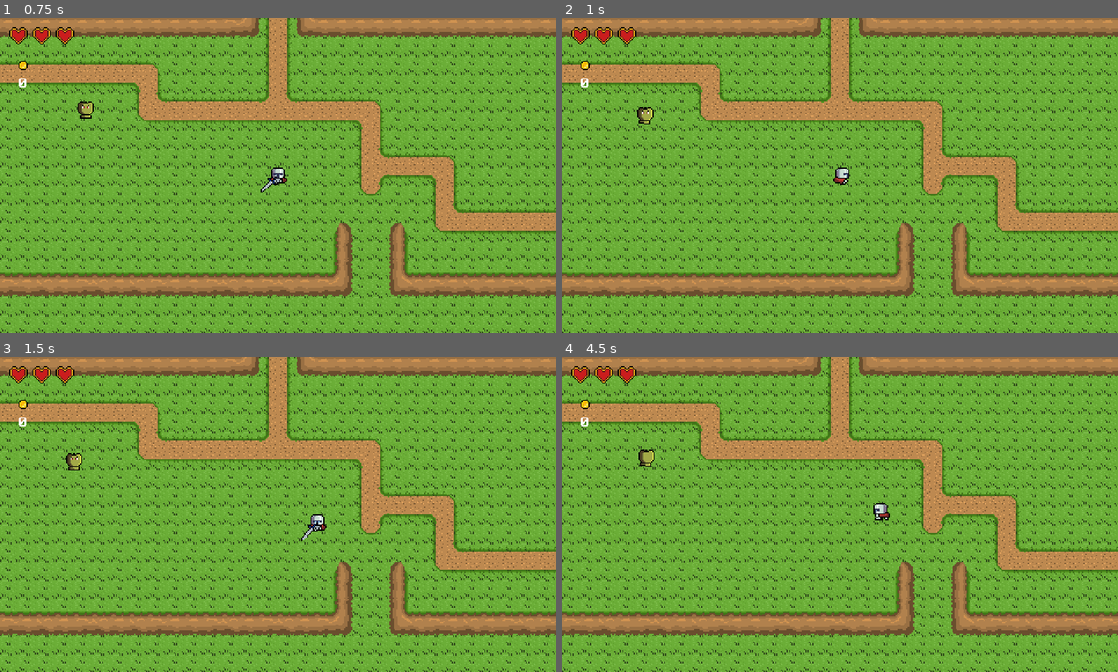
Above: before the commit, frames 1-4 (two rows, left to right).
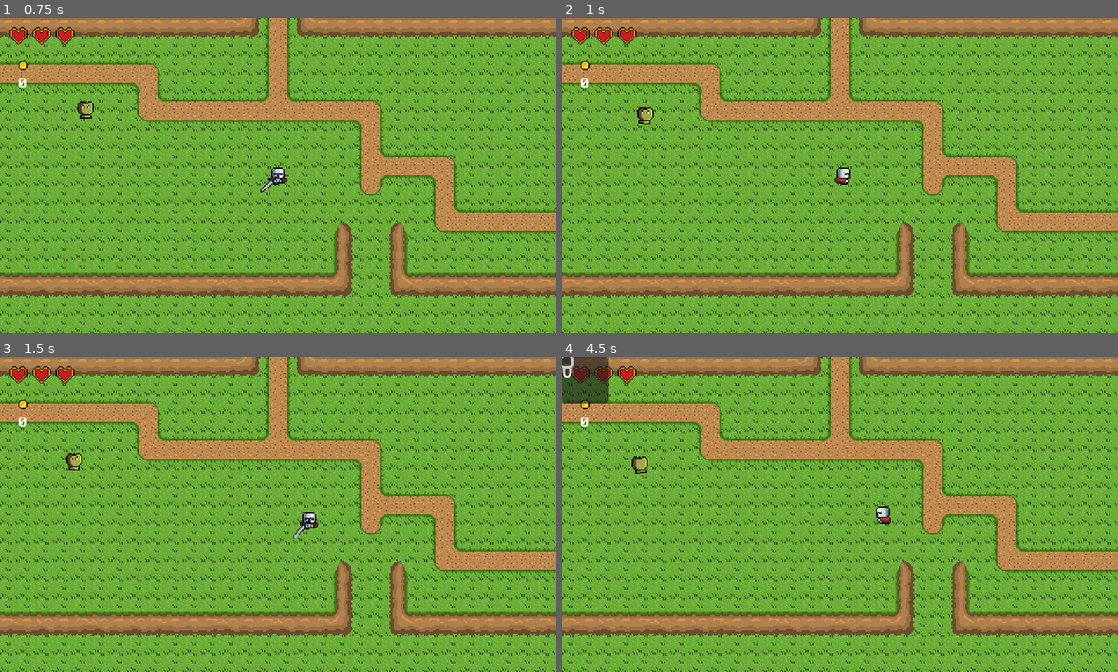
Above: after the commit, the same moments.

Repository: MAtaur00/adventure-game
Game: Godot game, scene res://Scenes/testing.tscn
Same seed, same stepped clock (60 frames per second), same inputs: the game is played once before the commit and once after it.
Inputs (mouse positions are in pixels of both pictures, inside the frame that each line leads up to):
- Up to frame 1 (0.75 s): move the mouse to (400, 159) at 0.52 s; press the mouse at (400, 159) at 0.53 s; hold D (moveRight) from 0.53 s (still down)
- Up to frame 2 (1 s): keep holding D (moveRight)
- Up to frame 3 (1.5 s): move the mouse to (166, 530) at 1.27 s; release D (moveRight) at 1.28 s; release the mouse at (166, 530) at 1.28 s; hold S (moveDown) from 1.28 s (still down); click (166, 530) at 1.35 s
- Up to frame 4 (4.5 s): move the mouse to (895, 445) at 2.02 s; release S (moveDown) at 2.03 s; press the mouse at (895, 445) at 2.03 s; hold D (moveRight) 2.03-2.78 s; move the mouse to (812, 577) at 2.77 s; release the mouse at (812, 577) at 2.78 s; hold W (moveUp) 2.78-3.53 s; click (812, 577) at 2.85 s; move the mouse to (1006, 561) at 3.52 s; press the mouse at (1006, 561) at 3.53 s; hold A (moveLeft) 3.53-4.25 s; tap Escape (pause, bound only after the commit) at 4.15 s; release the mouse at (1006, 561) at 4.25 s; click (567, 360) at 4.27 s

Frame 1 is identical in both runs. In frame 2, less than 0.1% of the frame differs, in the area x 48-52%, y 47-53%; in frame 3, 0.3%; in frame 4, 1.6%, in the area x 0-60%, y 0-53%.

Commit message:
update
- added game controller
- added inventory
- added pause menu

Diff:
--- a/Player/Scripts/player.gd
+++ b/Player/Scripts/player.gd
@@ -3,16 +3,16 @@
 
 var cardinal_direction := Vector2.DOWN
 var direction := Vector2.ZERO
+@export var move_speed := 80.0
 
 @export var invincibility_time :float = 1.0
 var is_invincible: bool = false
-
 var respawn_point
 
 @onready var invincibility_timer: Timer = $InvincibilityTimer
 
 @onready var hurtbox: Area2D = $Hurtbox
-
+signal died
 
 @onready var hearts_ui = get_tree().get_first_node_in_group("hearts_ui")
 @onready var health: PlayerHealthComponent = $HealthComponent
@@ -30,14 +30,11 @@
 @export var weapon_damage : float = 1.0
 @export var sword_scene: PackedScene
 
-@onready var inventory: InventoryComponent = $InventoryComponent
+@onready var game_controller: GameController = get_node("/root/Main/GameController")
+
 
 var knockback_velocity: Vector2 = Vector2.ZERO
 var knockback_decay: float = 500.0
-
-
-var coins: int = 0
-@onready var coin_ui: CoinUI = get_tree().get_first_node_in_group("CoinUI") as CoinUI
 
 
 # Called when the node enters the scene tree for the first time.
@@ -67,24 +64,25 @@
 
 # Called every frame. 'delta' is the elapsed time since the previous frame.
 func _process(delta: float) -> void:
+	if input_locked:
+		sprite.visible = true
+		return
 
 	if is_invincible:
 		var t = int(Time.get_ticks_msec() / 100) % 2
-		$Sprite2D.visible = t == 0
+		sprite.visible = t == 0
 	else:
-		$Sprite2D.visible = true
+		sprite.visible = true
 
-	# Regular movement
 	direction = Vector2(Input.get_axis("moveLeft", "moveRight"), Input.get_axis("moveUp", "moveDown")).normalized()
 
 	# Apply knockback
-	velocity = direction + knockback_velocity
-	move_and_slide()
+	velocity = direction * move_speed + knockback_velocity
+	if not movement_locked:
+		move_and_slide()
 
 	# Decay knockback
 	knockback_velocity = knockback_velocity.move_toward(Vector2.ZERO, knockback_decay * delta)
-
-	pass
 
 
 func _physics_process(_delta: float) -> void:
@@ -93,9 +91,6 @@
 		move_and_slide()
 		update_animation("idle")
 		return
-
-	move_and_slide()
-
 
 func set_direction() -> bool:
 
@@ -118,11 +113,8 @@
 
 
 func update_animation(state : String) -> void:
-
 	animation_player.play(state + "_" + anim_direction())
-
 	pass
-
 
 func anim_direction() -> String:
 
@@ -173,28 +165,12 @@
 	is_invincible = false
 	hurtbox.monitoring = true
 
-
-func die():
-	set_physics_process(false)
-	#$Sprite2D.play("death")
-	await get_tree().create_timer(1.0).timeout
-	respawn()
-
-func respawn():
-	global_position = respawn_point
-	health.reset()
-	set_physics_process(true)
-
-
 func _on_damaged(_amount: int) -> void:
 	#flash_white()
 	pass
 
 func _on_died() -> void:
-	die()
+	died.emit()
 
-func add_coins(amount: int) -> void:
-	coins += amount
-	if coin_ui:
-		coin_ui.set_coins(coins)
-	inventory.add_coins(amount)
+func collect_coin(amount: int):
+	game_controller.add_coins(amount)
--- a/Player/Scripts/state.gd
+++ b/Player/Scripts/state.gd
@@ -5,7 +5,7 @@
 
 # Called when the node enters the scene tree for the first time.
 func _ready() -> void:
-	pass # Replace with function body.
+	pass
 
 
 func Enter() -> void:
--- a/Player/Scripts/state_attack.gd
+++ b/Player/Scripts/state_attack.gd
@@ -8,6 +8,7 @@
 
 
 func Enter() -> void:
+	player.movement_locked = true
 	player.update_animation("attack")
 	spawn_sword()
 	animation_player.animation_finished.connect(EndAttack)
@@ -16,6 +17,7 @@
 
 
 func Exit() -> void:
+	player.movement_locked = false
 	animation_player.animation_finished.disconnect(EndAttack)
 	attacking = false
 	pass
--- /dev/null
+++ b/Scenes/UI/pause_menu.tscn
@@ -0,0 +1,37 @@
+[gd_scene load_steps=2 format=3 uid="uid://cwwjteum6c7hh"]
+
+[ext_resource type="Script" uid="uid://bue5knqkmyqqb" path="res://Scripts/UI/pause_menu.gd" id="1_rrvs5"]
+
+[node name="PauseMenu" type="CanvasLayer"]
+process_mode = 2
+visible = false
+script = ExtResource("1_rrvs5")
+
+[node name="Panel" type="Panel" parent="."]
+offset_right = 40.0
+offset_bottom = 40.0
+
+[node name="InventoryUI" type="Control" parent="Panel"]
+anchors_preset = 0
+offset_right = 40.0
+offset_bottom = 40.0
+
+[node name="CoinsLabel" type="Label" parent="Panel/InventoryUI"]
+layout_mode = 0
+offset_right = 40.0
+offset_bottom = 23.0
+
+[node name="ItemGrid" type="GridContainer" parent="Panel/InventoryUI"]
+layout_mode = 0
+offset_right = 40.0
+offset_bottom = 40.0
+
+[node name="ResumeButton" type="Button" parent="Panel"]
+layout_mode = 0
+offset_right = 8.0
+offset_bottom = 8.0
+
+[node name="QuitButton" type="Button" parent="Panel"]
+layout_mode = 0
+offset_right = 8.0
+offset_bottom = 8.0
--- a/Scenes/testing.tscn
+++ b/Scenes/testing.tscn
@@ -1,13 +1,22 @@
-[gd_scene load_steps=7 format=3 uid="uid://bbvsjj64bso8s"]
+[gd_scene load_steps=10 format=3 uid="uid://bbvsjj64bso8s"]
 
+[ext_resource type="Script" uid="uid://bfh5cpmbdckfx" path="res://Scripts/game_controller.gd" id="1_a06pk"]
 [ext_resource type="PackedScene" uid="uid://tcudgpnsrtsu" path="res://Player/Scenes/player.tscn" id="1_lq4et"]
 [ext_resource type="Script" uid="uid://bdrvecvvo8tia" path="res://Player/Scripts/transition_camera.gd" id="2_4ppfb"]
+[ext_resource type="Script" uid="uid://ces2m2j052rew" path="res://Scripts/inventory_component.gd" id="2_a4ydb"]
 [ext_resource type="PackedScene" uid="uid://b7qh051psbetj" path="res://Scenes/Levels/GrassLevel.tscn" id="2_siu27"]
 [ext_resource type="PackedScene" uid="uid://bhl7njnuyp2ym" path="res://Scenes/Enemies/green_apple.tscn" id="3_sx6hp"]
 [ext_resource type="PackedScene" uid="uid://bg61yg5co54bi" path="res://Scenes/UI/hearts.tscn" id="5_8si1v"]
 [ext_resource type="PackedScene" uid="uid://eewv8u5p6eli" path="res://Scenes/UI/coin_ui.tscn" id="6_vdlfs"]
+[ext_resource type="PackedScene" uid="uid://cwwjteum6c7hh" path="res://Scenes/UI/pause_menu.tscn" id="7_irbir"]
 
-[node name="Testing" type="Node2D"]
+[node name="Main" type="Node2D"]
+
+[node name="GameController" type="Node" parent="."]
+script = ExtResource("1_a06pk")
+
+[node name="InventoryComponent" type="Node" parent="GameController"]
+script = ExtResource("2_a4ydb")
 
 [node name="Player" parent="." instance=ExtResource("1_lq4et")]
 position = Vector2(240, 136)
@@ -23,3 +32,6 @@
 [node name="CanvasLayer" parent="." instance=ExtResource("5_8si1v")]
 
 [node name="CoinUI" parent="." instance=ExtResource("6_vdlfs")]
+
+[node name="PauseMenu" parent="." node_paths=PackedStringArray("inventory") instance=ExtResource("7_irbir")]
+inventory = NodePath("../GameController/InventoryComponent")
--- a/Scripts/Collectibles/coin.gd
+++ b/Scripts/Collectibles/coin.gd
@@ -27,5 +27,5 @@
 	if player == null:
 		return
 	else:
-		player.add_coins(value)
+		player.collect_coin(value)
 		queue_free()
--- /dev/null
+++ b/Scripts/UI/pause_menu.gd
@@ -0,0 +1,17 @@
+extends CanvasLayer
+
+@export var inventory: InventoryComponent
+@onready var coins_label: Label = $Panel/InventoryUI/CoinsLabel
+
+func _ready():
+	visible = false
+	coins_label.text = str(inventory.coins)
+	inventory.coins_changed.connect(_on_coins_changed)
+
+func toggle_pause():
+	var paused := not get_tree().paused
+	get_tree().paused = paused
+	visible = paused
+
+func _on_coins_changed(amount: int):
+	coins_label.text = str(amount)
--- a/Scripts/game_controller.gd
+++ b/Scripts/game_controller.gd
@@ -1,66 +1,52 @@
-extends Node
+class_name GameController extends Node
+
+
+@onready var inventory: InventoryComponent = $InventoryComponent
 
 #var main_menu_screen = preload("res://scenes/ui/main_menu_screen.tscn")
 #var pause_menu_screen = preload("res://scenes/ui/pause_menu_screen.tscn")
 #var level_1 = preload("res://scenes/levels/level1.tscn")
 
-var coins_collected: int = 0
+@onready var coin_ui: CoinUI = get_tree().get_first_node_in_group("CoinUI")
 
-func collect_coin(value: int):
-	coins_collected += value
-	#EventController.emit_signal("collect_coin", coins_collected)
+@onready var pause_menu = get_node("/root/Main/PauseMenu")
+
+@onready var player: Player = get_node("/root/Main/Player")
+var respawn_point: Vector2
+@export var respawn_delay := 1.0
+
+func _ready():
+	inventory.coins_changed.connect(_on_coins_changed)
+	respawn_point = player.global_position
+	player.died.connect(_on_player_died)
+
+func add_coins(amount: int) -> void:
+	inventory.add_coins(amount)
+
+func _on_coins_changed(amount: int):
+	if coin_ui:
+		coin_ui.set_coins(amount)
+
+func _unhandled_input(event):
+	if event.is_action_pressed("pause"):
+		pause_menu.toggle_pause()
+
+func _on_player_died():
+	player.input_locked = true
+	player.movement_locked = true
+	player.actions_locked = true
+	player.set_physics_process(false)
+	await get_tree().create_timer(respawn_delay).timeout
+	respawn_player()
+
+func respawn_player():
+	player.global_position = respawn_point
+	player.health.reset()
+	player.set_physics_process(true)
+	player.input_locked = false
+	player.movement_locked = false
+	player.actions_locked = false
 
 
-func player_death(value: bool) -> void:
-	var updateUI: bool = false
-	if coins_collected != 0:
-		updateUI = true
-
-	#if value:
-		#coins_collected = 0
-		#
-	#if updateUI:
-		#EventController.emit_signal("coins_dropped", coins_collected)
-
-	restart_level()
-
-
-func start_game():
-	if get_tree().paused:
-		continue_game()
-		return
-
-	#transition_to_scene(level_1.resource_path)
-
-
-func exit_game():
-	get_tree().quit()
-
-
-#func pause_game():
-	#get_tree().paused = true
-	#var pause_menu_screen_instance = pause_menu_screen.instantiate()
-	#get_tree().get_root().add_child(pause_menu_screen_instance)
-#
-#
-#func main_menu():
-	#var main_menu_screen_instance = main_menu_screen.instantiate()
-	#get_tree().get_root().add_child(main_menu_screen_instance)
-
-
-func continue_game():
-	get_tree().paused = false
-
-
-func restart_level():
-	coins_collected = 0
-	get_tree().reload_current_scene()
-
-
-func transition_to_scene(scene_path):
-	await get_tree().create_timer(0.1).timeout
-	get_tree().change_scene_to_file(scene_path)
-
-#func _process(delta):
-	#if Input.is_action_just_pressed("esc") and !get_tree().paused:
-		#pause_game()
+func set_respawn_point(pos: Vector2):
+	respawn_point = pos
--- a/Scripts/inventory_component.gd
+++ b/Scripts/inventory_component.gd
@@ -1,8 +1,11 @@
 class_name InventoryComponent extends Node
 
 signal coins_changed(new_amount: int)
+signal item_added(item_id: String, amount: int)
+signal item_removed(item_id: String, amount: int)
 
 var coins: int = 0
+var items := {} # Dictionary<String, int>
 
 func add_coins(amount: int) -> void:
 	coins += amount
@@ -15,3 +18,20 @@
 	coins -= amount
 	coins_changed.emit(coins)
 	return true
+
+func add_item(item_id: String, amount := 1) -> void:
+	items[item_id] = items.get(item_id, 0) + amount
+	item_added.emit(item_id, items[item_id])
+
+func remove_item(item_id: String, amount := 1) -> bool:
+	if not items.has(item_id):
+		return false
+	if items[item_id] < amount:
+		return false
+
+	items[item_id] -= amount
+	if items[item_id] <= 0:
+		items.erase(item_id)
+
+	item_removed.emit(item_id, items.get(item_id, 0))
+	return true
--- a/project.godot
+++ b/project.godot
@@ -63,6 +63,12 @@
 , Object(InputEventJoypadButton,"resource_local_to_scene":false,"resource_name":"","device":-1,"button_index":0,"pressure":0.0,"pressed":true,"script":null)
 ]
 }
+pause={
+"deadzone": 0.2,
+"events": [Object(InputEventKey,"resource_local_to_scene":false,"resource_name":"","device":-1,"window_id":0,"alt_pressed":false,"shift_pressed":false,"ctrl_pressed":false,"meta_pressed":false,"pressed":false,"keycode":0,"physical_keycode":4194305,"key_label":0,"unicode":0,"location":0,"echo":false,"script":null)
+, Object(InputEventJoypadButton,"resource_local_to_scene":false,"resource_name":"","device":-1,"button_index":6,"pressure":0.0,"pressed":true,"script":null)
+]
+}
 
 [layer_names]
 
Not shown, added: Scripts/UI/pause_menu.gd.uid
